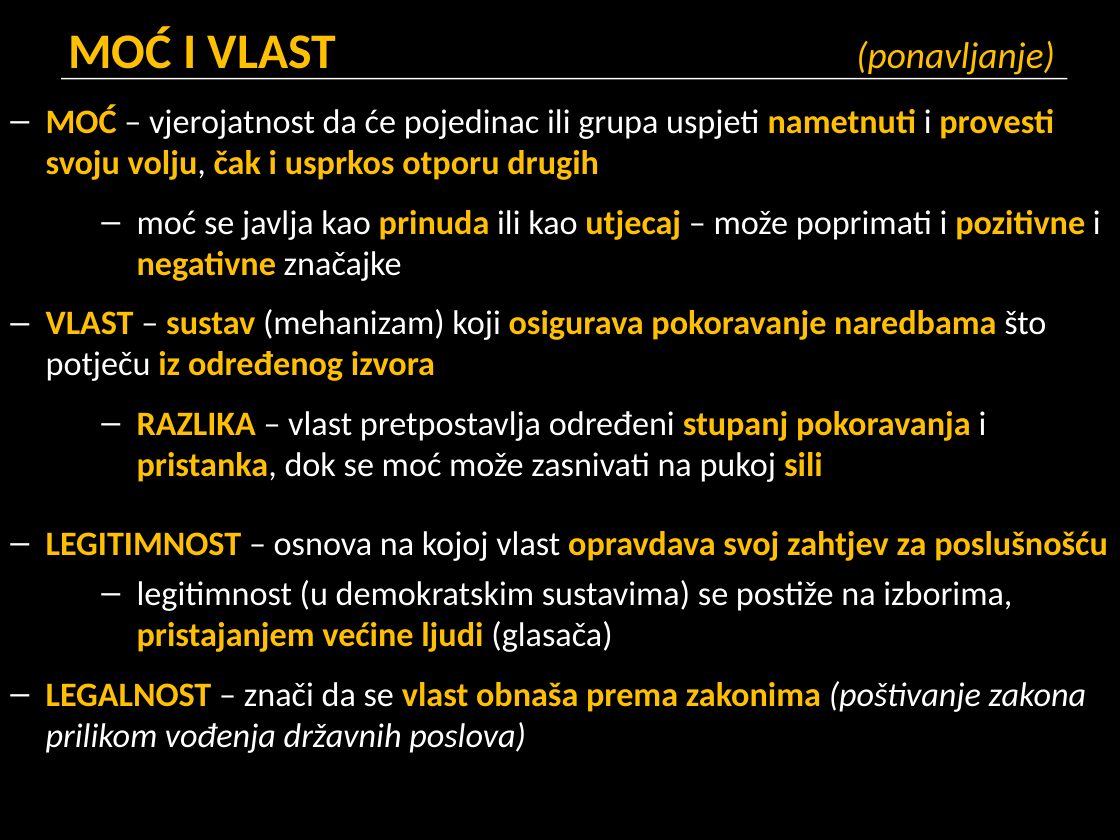
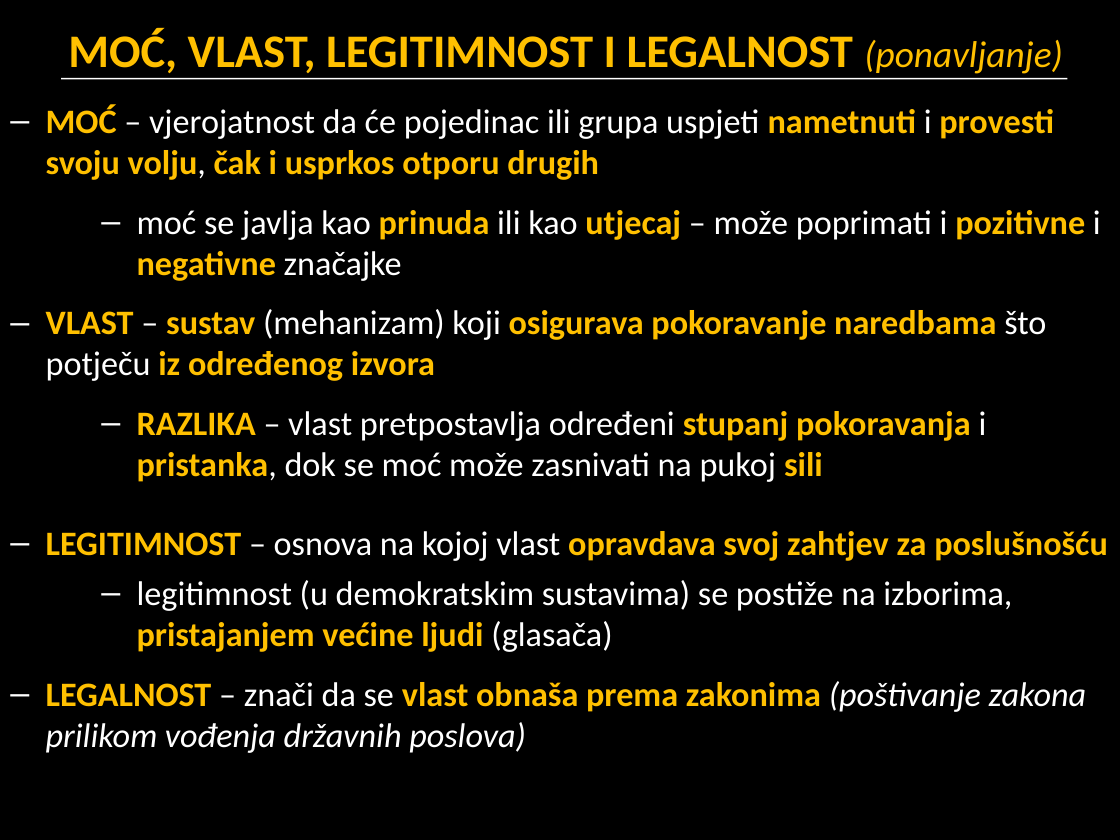
Before and after one commit to cornx/print, a slide deck: slide 15 of data/prezentacije/politika/001_pojam_politike.pptx. Drawn at 1120x840 pixels with LibreOffice and Linux fonts; fonts in the diff are those of the drawing. Boxes give left, top, right and bottom in pixels: in the first picture for what was removed or moved away, otherwise in the second. Text is boxed around its words. In the diff, an @@ line names an element or a change of style, - is before the commit and + after.

```diff
--- a/data/prezentacije/politika/001_pojam_politike.pptx
+++ b/data/prezentacije/politika/001_pojam_politike.pptx
@@ text at [68, 28, 1063, 79]: text changed; size 24 to 30 pt; bold on; italic off @@
-MOĆ I VLAST (ponavljanje)
+MOĆ, VLAST, LEGITIMNOST I LEGALNOST (ponavljanje)
```
Also in this commit, not shown: 10 other slides changed, 1 slide added, 1 other file.
